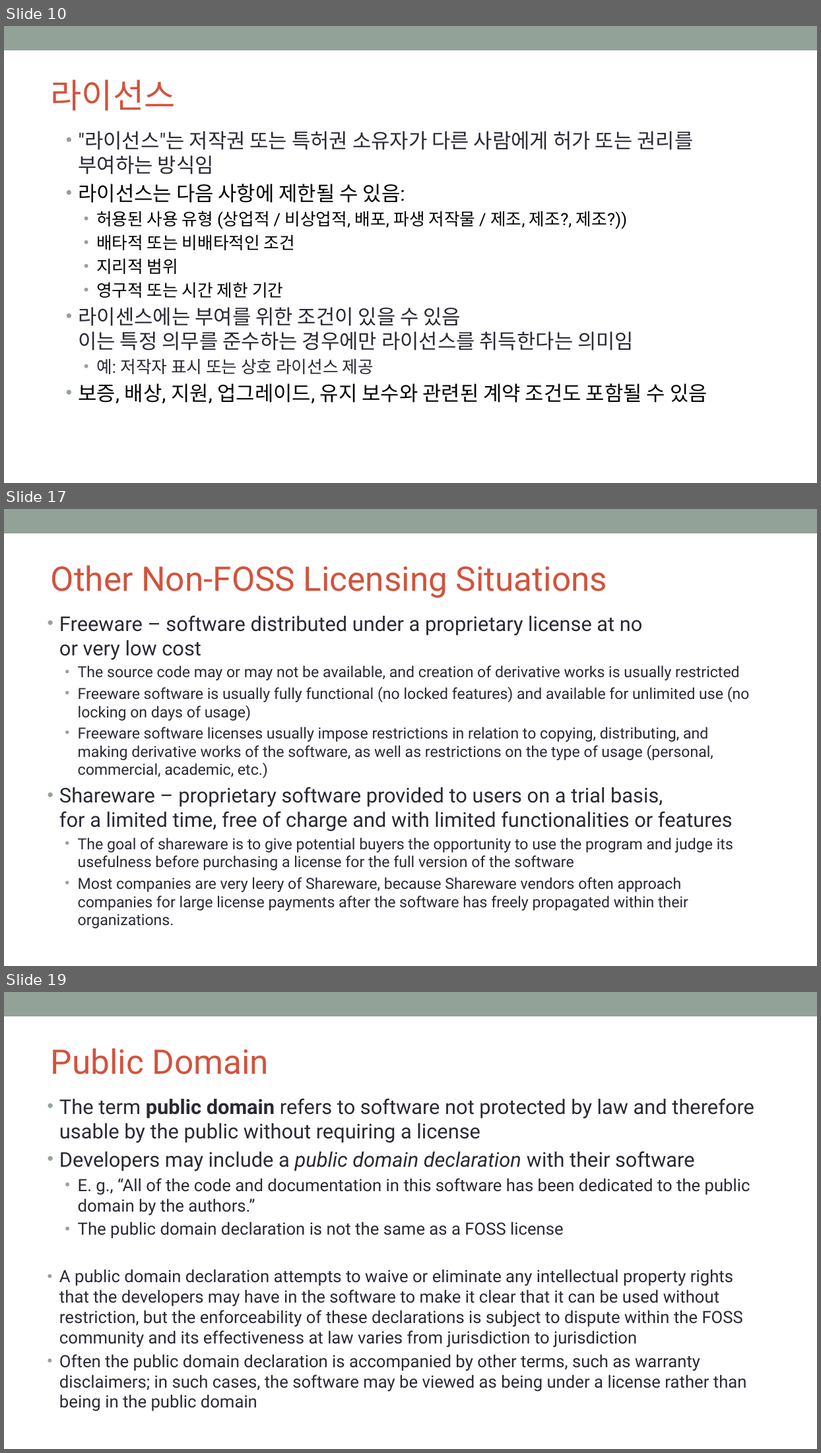
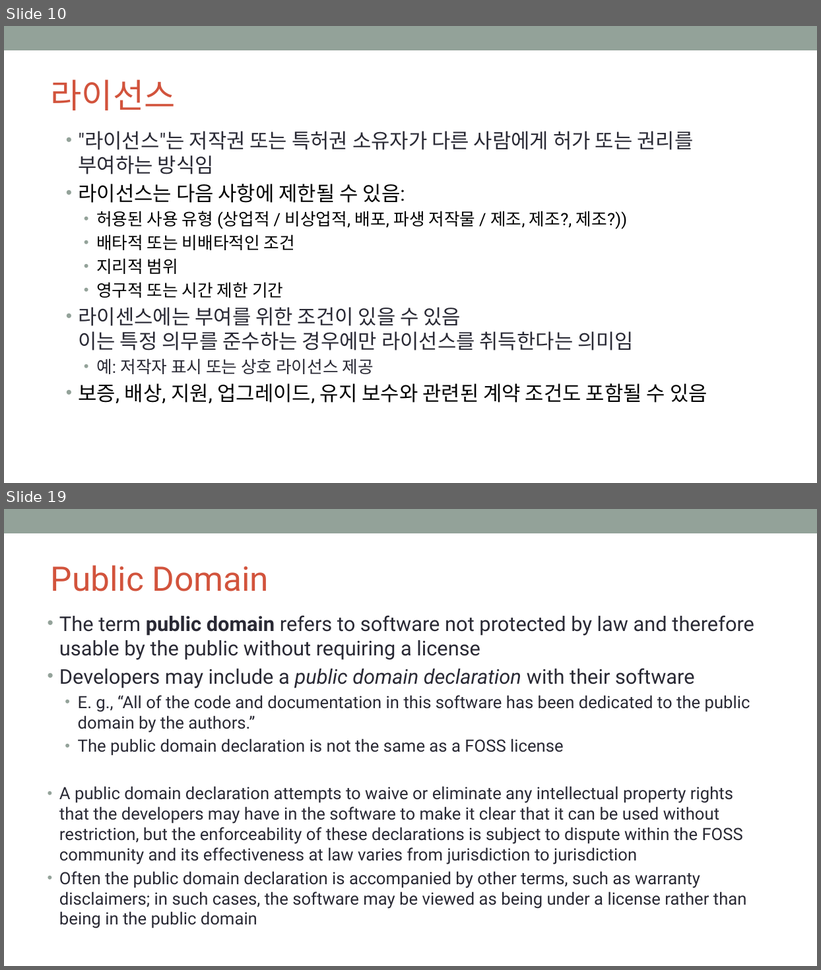
Before and after one commit to OpenChain-KWG/Curriculum-Translation-KR, a slide deck: target/slides/openchain-curriculum-for-1-1.pptx. Shown one above the other, each under a label of ours: slides 10, 17 and 19 before the commit, slides 10 and 19 after it; the slides between them are not shown. The pictures are 821x1453 and 821x970 pixels, drawn with LibreOffice and Linux fonts; fonts in the diff are those of the drawing; background and template pictures are left out. Boxes give left, top, right and bottom in pixels: in the first picture for what was removed or moved away, otherwise in the second. Text is boxed around its words. In the diff, an @@ line names an element or a change of style, - is before the commit and + after.

```diff
--- a/target/slides/openchain-curriculum-for-1-1.pptx
+++ b/target/slides/openchain-curriculum-for-1-1.pptx
@@ slide 17 removed at (4,509,817,966), background #FFFFFF; not listed: 1 template element that a slide beside it also shows @@
@@ title removed at (51,565,607,598) @@
-Other Non-FOSS Licensing Situations
@@ text removed at (59,615,750,929) @@
-• Freeware – software distributed under a proprietary license at no
-  or very low cost
-  • The source code may or may not be available, and creation of derivative works is usually restricted
-  • Freeware software is usually fully functional (no locked features) and available for unlimited use (no locking on days of usage)
-  • Freeware software licenses usually impose restrictions in relation to copying, distributing, and making derivative works of the software, as well as restrictions on the type of usage (personal, commercial, academic, etc.)
-• Shareware – proprietary software provided to users on a trial basis,
-  for a limited time, free of charge and with limited functionalities or features
-  • The goal of shareware is to give potential buyers the opportunity to use the program and judge its usefulness before purchasing a license for the full version of the software
-  • Most companies are very leery of Shareware, because Shareware vendors often approach companies for large license payments after the software has freely propagated within their organizations.
```
Also in this commit, not shown: 10 slides changed, 5 slides added, 4 other slides removed, 8 other files.
